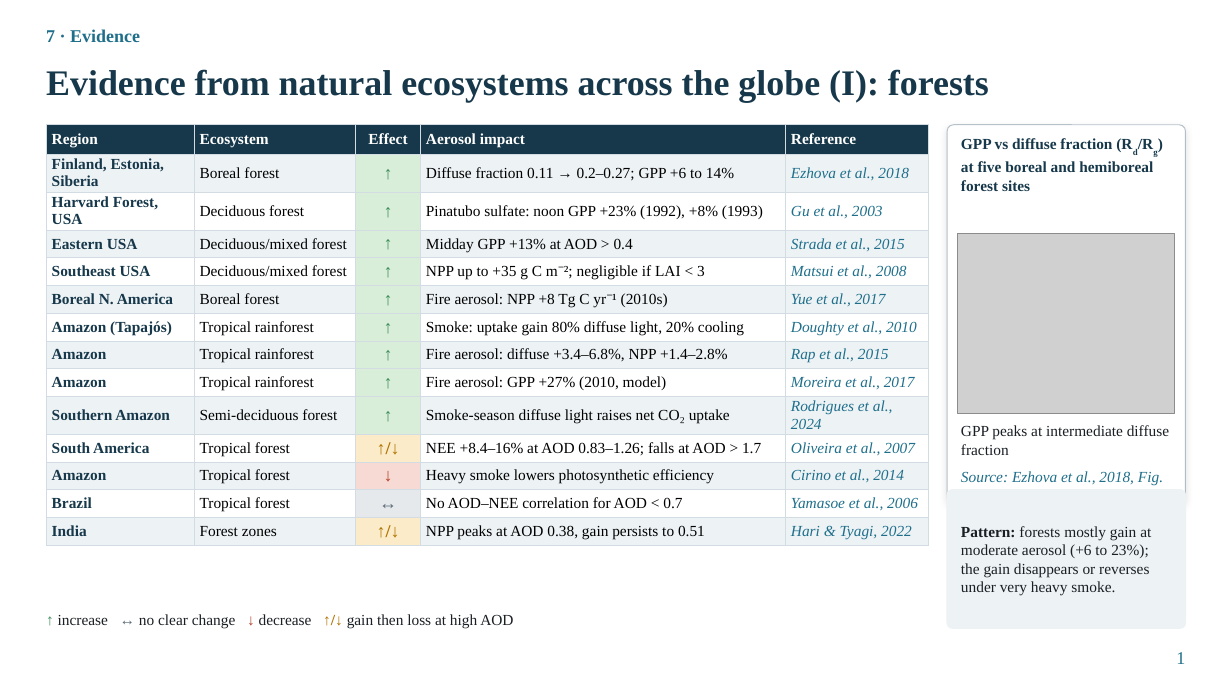
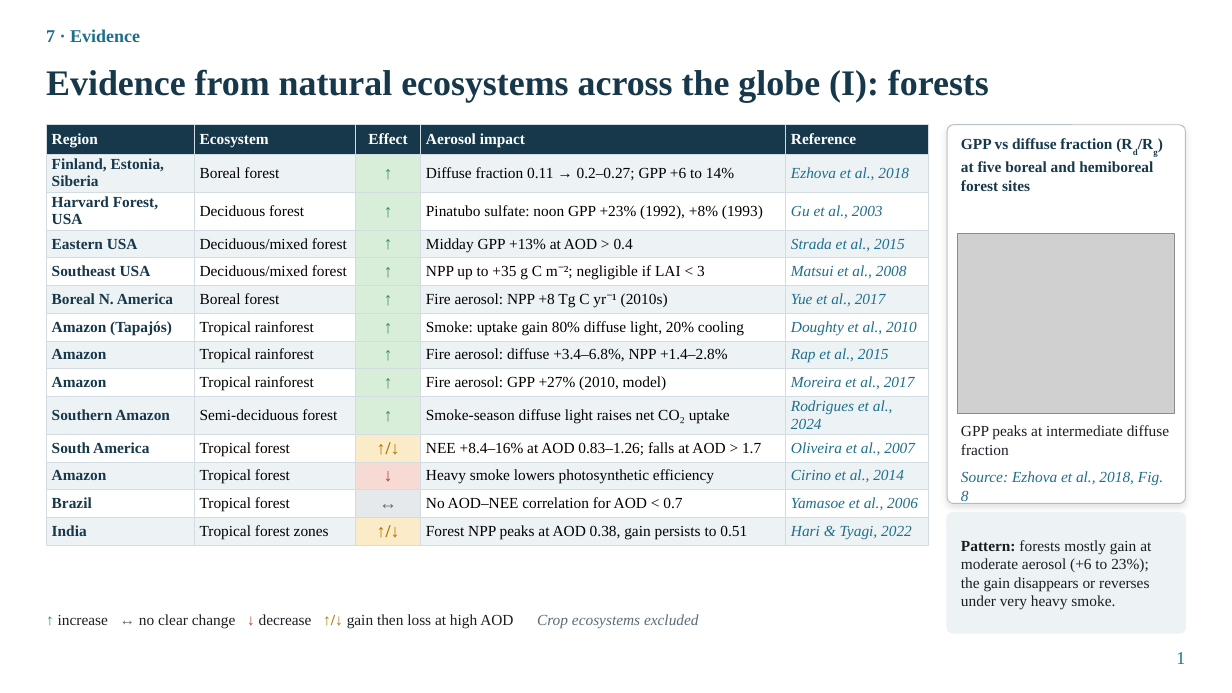
Before and after one commit to animesh270799-ctrl/meta, a slide deck: slide 1 of seminar/Natural_ecosystem_evidence_2_slides.pptx. Drawn at 1232x693 pixels with LibreOffice and Linux fonts; fonts in the diff are those of the drawing; grey boxes stand for pictures. Boxes give left, top, right and bottom in pixels: in the first picture for what was removed or moved away, otherwise in the second. Text is boxed around its words. In the diff, an @@ line names an element or a change of style, - is before the commit and + after.

```diff
--- a/seminar/Natural_ecosystem_evidence_2_slides.pptx
+++ b/seminar/Natural_ecosystem_evidence_2_slides.pptx
@@ table at [46,125,929,544] @@
-row 14, column 2: Forest zones
+row 14, column 2: Tropical forest zones
-row 14, column 4: NPP peaks at AOD 0.38, gain persists to 0.51
+row 14, column 4: Forest NPP peaks at AOD 0.38, gain persists to 0.51
@@ rounded rectangle: place and size @@
-rounded rectangle at [947,490,1186,628]
+rounded rectangle at [947,513,1186,633]
@@ rounded rectangle at [947,513,1186,633]: proportions changed @@
@@ text "Pattern: forests mostly gain at ...": place and size @@
-text "Pattern: forests mostly gain at ..." at [961,526,1151,596]
+text "Pattern: forests mostly gain at ..." at [961,540,1151,610]
@@ text at [58,614,699,628]: text changed @@
-↑ increase ↔ no clear change ↓ decrease ↑/↓ gain then loss at high AOD
+↑ increase ↔ no clear change ↓ decrease ↑/↓ gain then loss at high AOD Crop ecosystems excluded
```
Also in this commit, not shown: 1 other slide changed.
